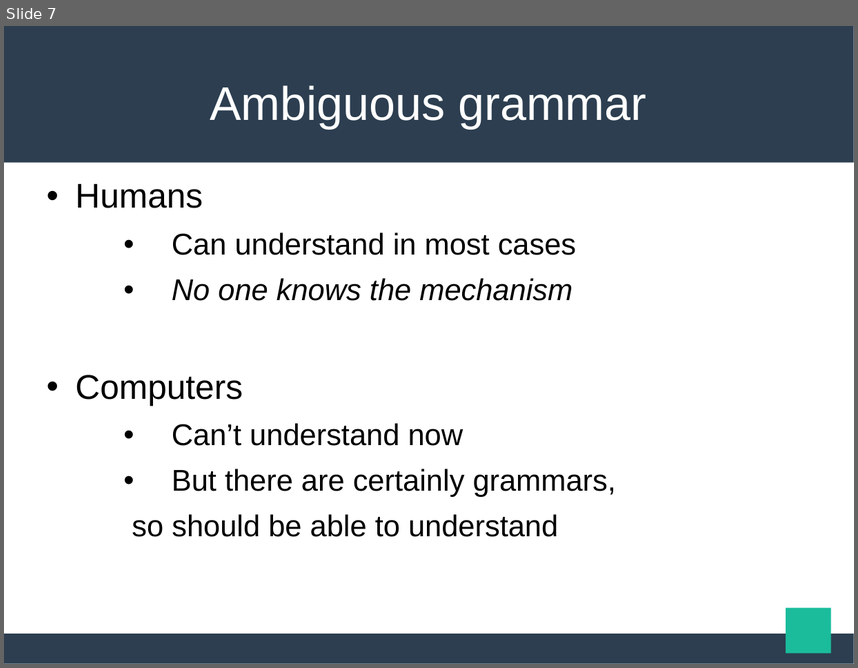
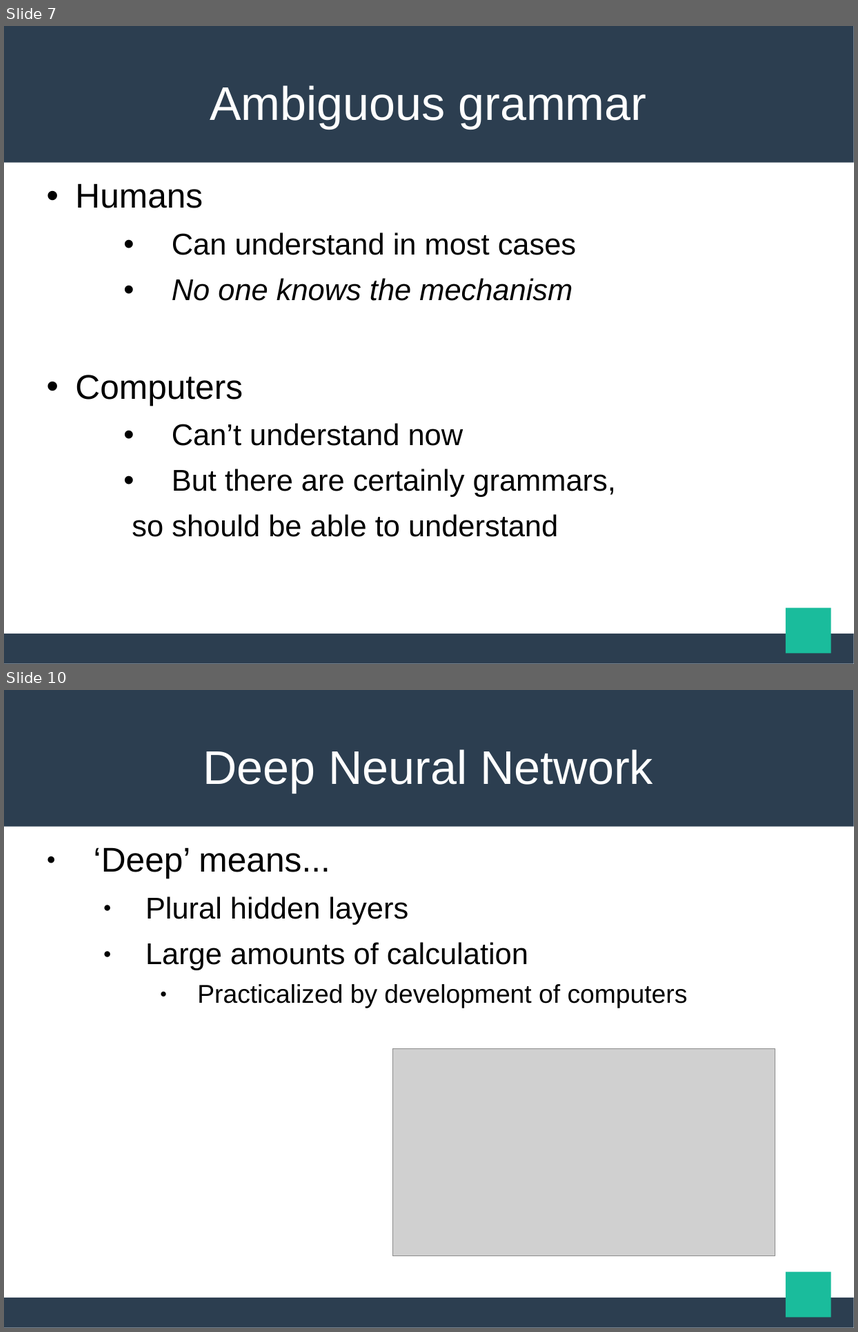
Before and after one commit to maekawatoshiki/neural-machine-translation-demo, a slide deck: NY_slide.ppt. Shown one above the other, each under a label of ours: slide 7 before the commit, slides 7 and 10 after it; the slides between them are not shown. The pictures are 858x668 and 858x1332 pixels, drawn with LibreOffice and Linux fonts; fonts in the diff are those of the drawing; grey boxes stand for pictures. Boxes give left, top, right and bottom in pixels: in the first picture for what was removed or moved away, otherwise in the second. Text is boxed around its words. In the diff, an @@ line names an element or a change of style, - is before the commit and + after.

```diff
--- a/NY_slide.ppt
+++ b/NY_slide.ppt
@@ slide 10 added at bbox=[4, 690, 854, 1328], background #FFFFFF; not listed: 3 template elements that a slide beside it also shows @@
@@ title added at bbox=[203, 749, 653, 792], 44 pt, text #FFFFFF @@
+Deep Neural Network
@@ text added at bbox=[94, 847, 688, 1008], 28 pt, text #000000 @@
+● ‘Deep’ means...
+  ● Plural hidden layers
+  ● Large amounts of calculation
+    ● Practicalized by development of computers
@@ picture added at bbox=[392, 1049, 775, 1256] @@
```
Also in this commit, not shown: 2 slides changed, 4 other slides added, 2 other files.
